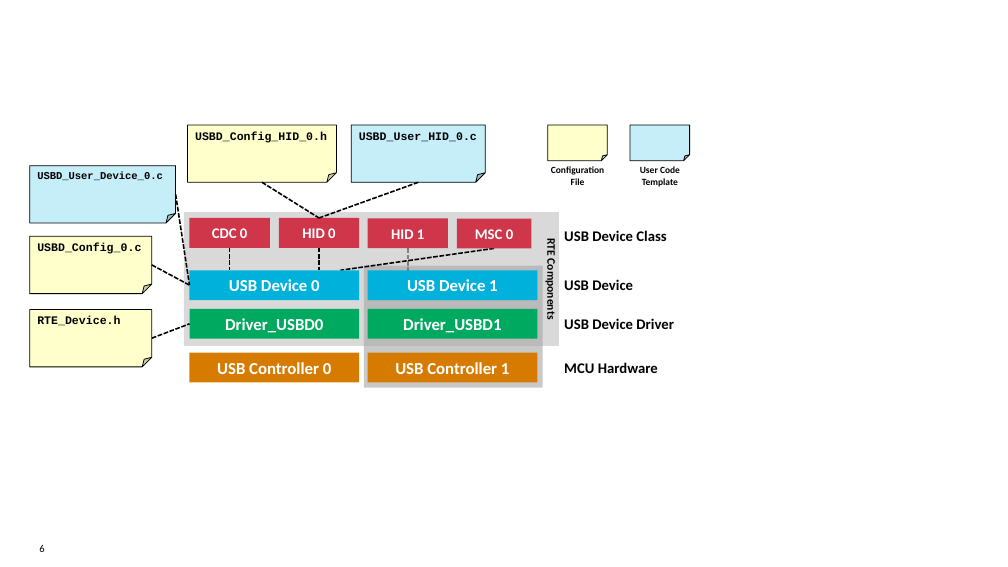
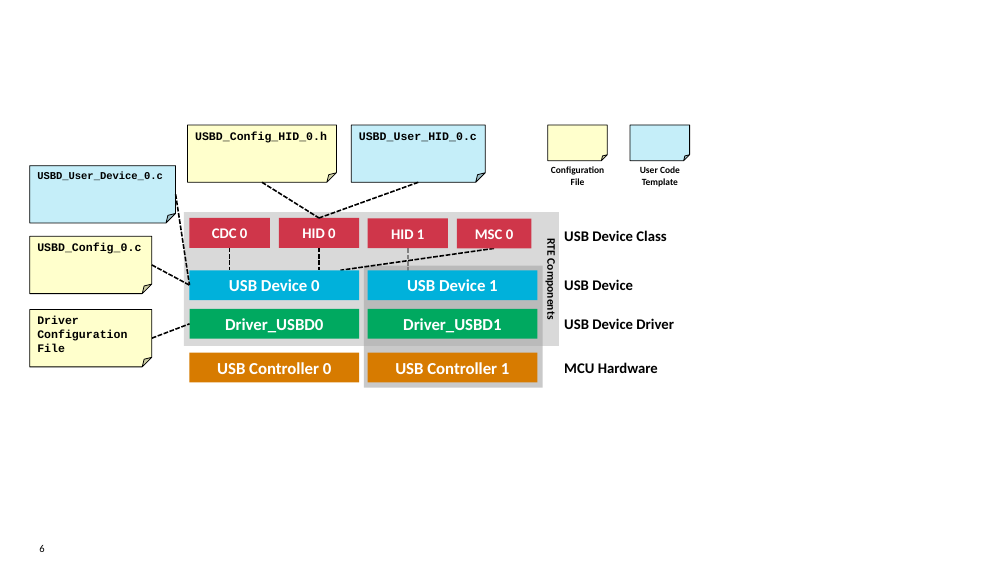
Before and after one commit to ARM-software/MDK-Middleware, a slide deck: slide 6 of Documentation/Doxygen/USB/src/USB_New_Style.pptx. Drawn at 1008x567 pixels with LibreOffice and Linux fonts; fonts in the diff are those of the drawing; background and template pictures are left out. Boxes give left, top, right and bottom in pixels: in the first picture for what was removed or moved away, otherwise in the second. Text is boxed around its words. In the diff, an @@ line names an element or a change of style, - is before the commit and + after.

```diff
--- a/Documentation/Doxygen/USB/src/USB_New_Style.pptx
+++ b/Documentation/Doxygen/USB/src/USB_New_Style.pptx
@@ text in folded corner at [37, 316, 127, 352]: text changed @@
-RTE_Device.h
+Driver Configuration File
```
Also in this commit, not shown: 2 other slides changed, 29 other files.
